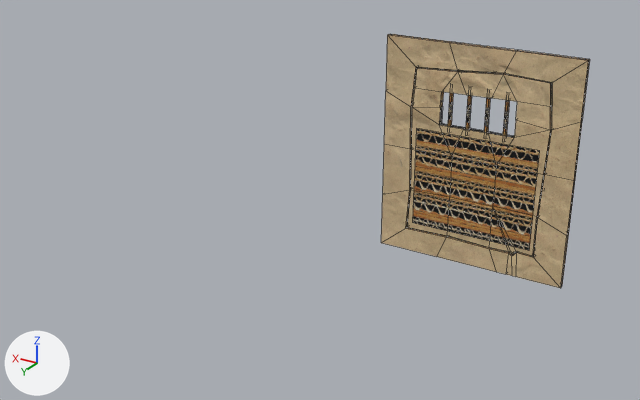
The Blender file Graph/BG/Cardboard_01.blend as it was, and as the next commit left it.
One viewpoint serves both versions: a 50 mm lens placed at (-2.68, 7.24, 2.85), pointed at (0.8, 1.43, -0.06). The lights are fixed; the arrows at lower left show +X, +Y and +Z. Mesh edges are drawn as thin lines. The same objects are shown in both versions, whatever each file hides.

Names of what the first picture shows: 'Cardboard_DoorFrame_01', 'Cardboard_DoorPanel_01'.
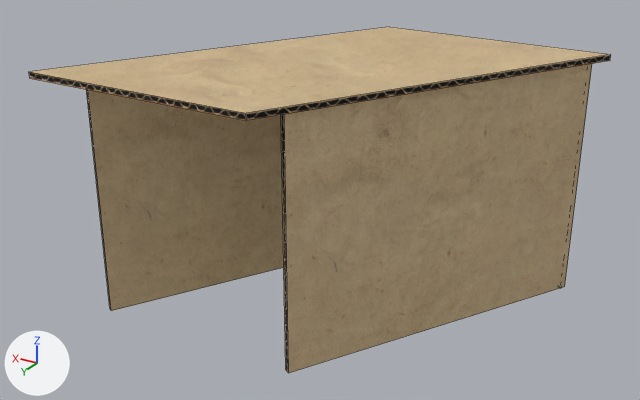
What differs and where, as boxes (x1, y1, x2, y2) in the pictures (640 x 400 px):
'Cardboard_DoorFrame_01', reshaped (178% wider, 36% taller): before (381, 34, 590, 288); after (29, 27, 611, 373)
part 1 of me_cube_011, added (brown): after (29, 27, 611, 373)
'Cardboard_DoorPanel_01', unchanged, covered by the edit: before (407, 67, 552, 256)

The change, as a list of edits to the scene's bpy script:
```text
Change me_cube_011:
    used by ob_cardboard_doorframe_01; location = (0.0, 0.04, 0.0)
    remove me_cube_011.from_pydata(...)  # 116 vertices, 98 faces; spans x -0.91..0.91, y -0.07..0.03, z -1.05..1.05
    add me_cube_011.from_pydata(...)  # 140 vertices, 116 faces; spans x -1.06..2.56, y -0.08..2.72, z -1.05..1.1
    me_cube_011 part 1
    16 vertices are added at x -1.06..2.56, y -0.08..2.72, z -1.03..1.1
    8 new vertices lie (0.0, 0.0, 2.06) away from vertices in x -0.94..2.31, y -0.02..2.43, z -1.03
    12 new faces join them, mat_m_cardboard_side_01
    6 new faces join them, mat_m_cardboard_surface_01
```
